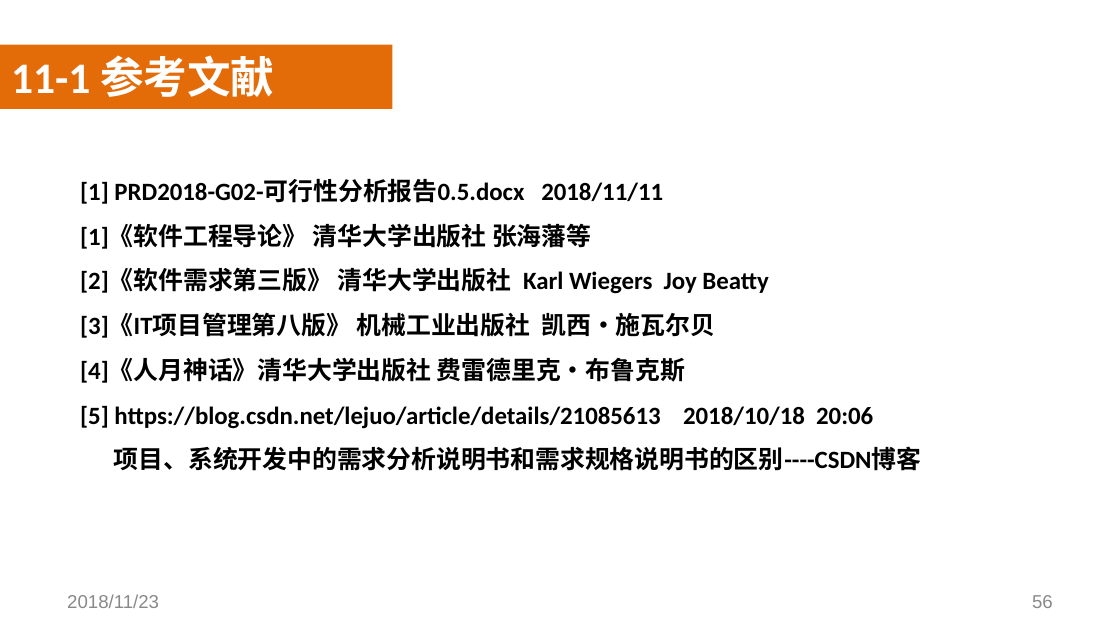
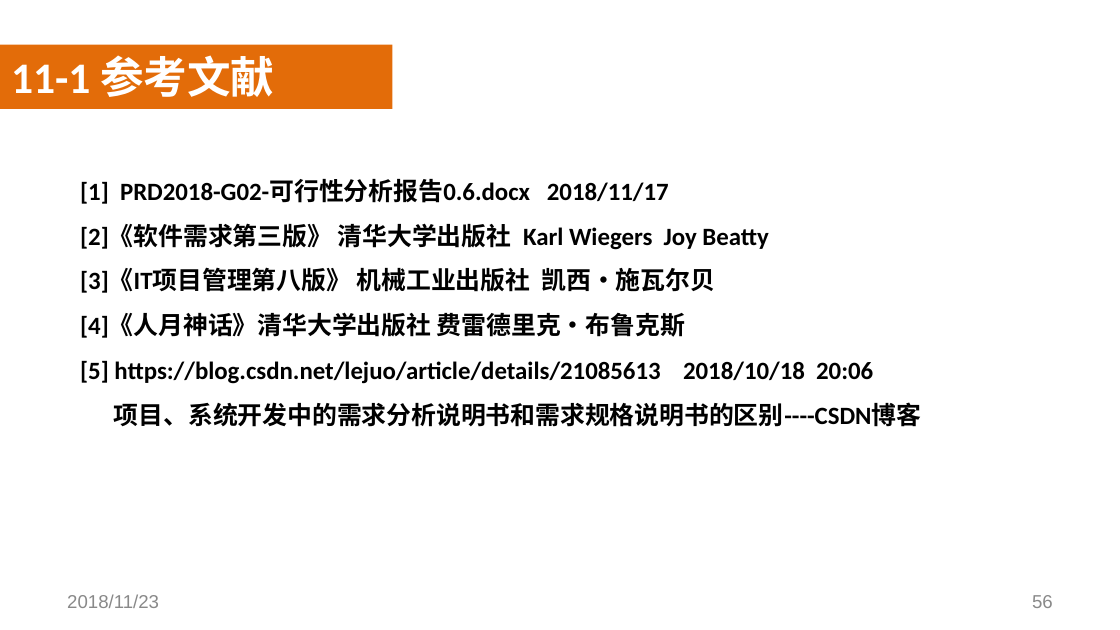
Before and after one commit to SoftwareRequirtmentsG02/Document, a slide deck: slide 56 of 案例教学系统/受控文档/分析设计/PPT/PRD2018-G02-需求工程PPT(III).pptx. Drawn at 1120x630 pixels with LibreOffice and Linux fonts; fonts in the diff are those of the drawing; background and template pictures are left out. Boxes give left, top, right and bottom in pixels: in the first picture for what was removed or moved away, otherwise in the second. Text is boxed around its words. In the diff, an @@ line names an element or a change of style, - is before the commit and + after.

```diff
--- a/案例教学系统/受控文档/分析设计/PPT/PRD2018-G02-需求工程PPT(III).pptx
+++ b/案例教学系统/受控文档/分析设计/PPT/PRD2018-G02-需求工程PPT(III).pptx
@@ text at box(80, 180, 669, 204): text changed @@
-  [1] PRD2018-G02-可行性分析报告0.5.docx 2018/11/11
-  [1]《软件工程导论》 清华大学出版社 张海藩等
+  [1] PRD2018-G02-可行性分析报告0.6.docx 2018/11/17
```
Also in this commit, not shown: 1 other slide changed.
